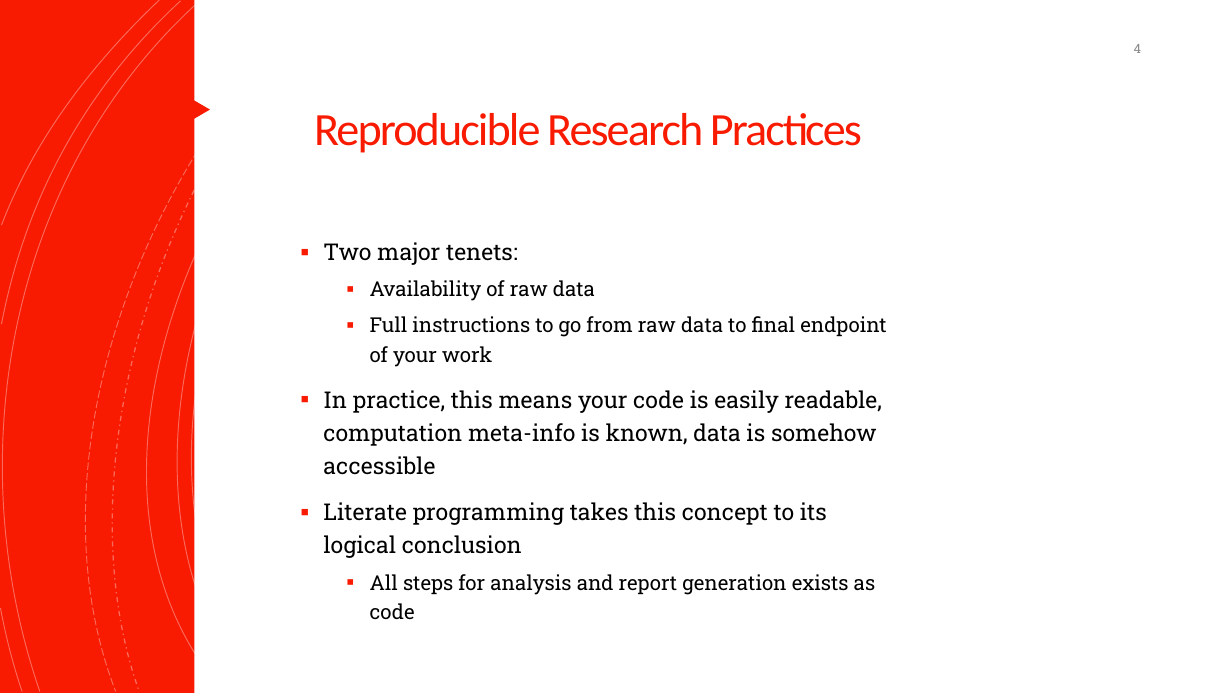
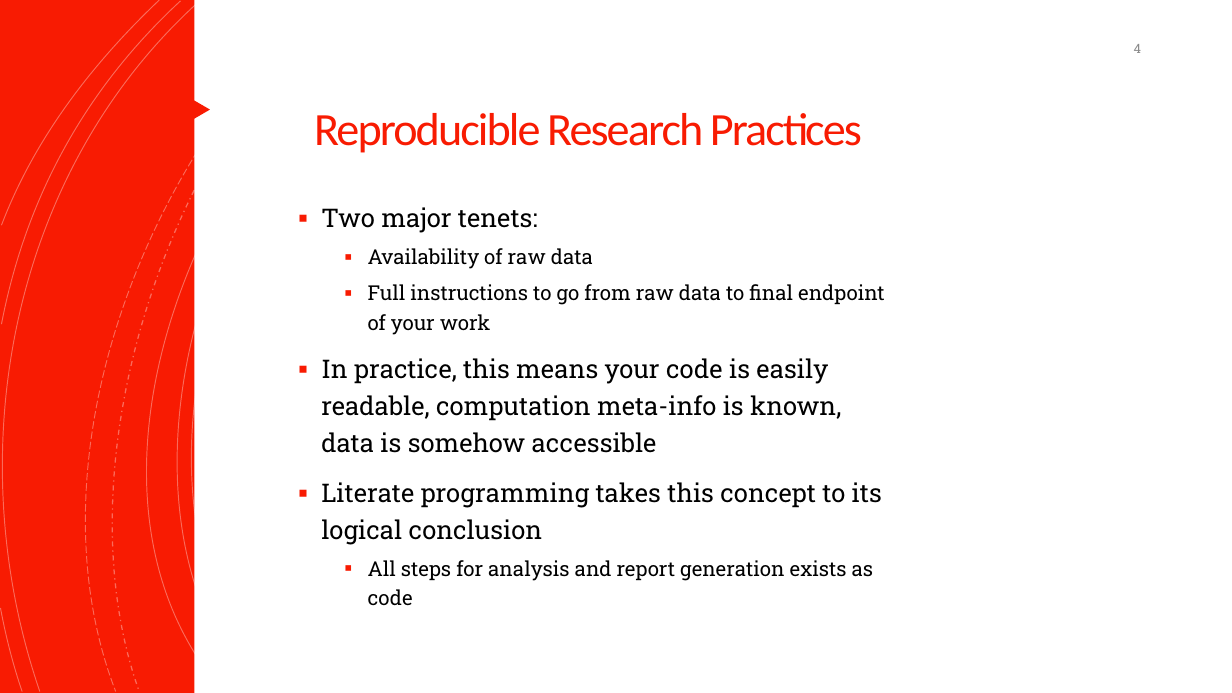
Before and after one commit to NeuroShepherd/R_Coding_Presentations, a slide deck: slide 4 of RStudio, Git, and Github/RStudio_Git_Github.pptx. Drawn at 1232x693 pixels with LibreOffice and Linux fonts; fonts in the diff are those of the drawing. Boxes give left, top, right and bottom in pixels: in the first picture for what was removed or moved away, otherwise in the second. Text is boxed around its words. In the diff, an @@ line names an element or a change of style, - is before the commit and + after.

```diff
--- a/RStudio, Git, and Github/RStudio_Git_Github.pptx
+++ b/RStudio, Git, and Github/RStudio_Git_Github.pptx
@@ text "Two major tenets:": place and size @@
-text "Two major tenets:" at [323,242,886,620]
+text "Two major tenets:" at [321,207,884,581]
@@ text at [321,207,882,545]: size 18 to 20 pt in "Two major tenets:", "In practice, this means your code is ...", "Literate programming takes this concept to its ..." @@
```
Also in this commit, not shown: 7 other slides changed, 4 slides added, 3 other files.
